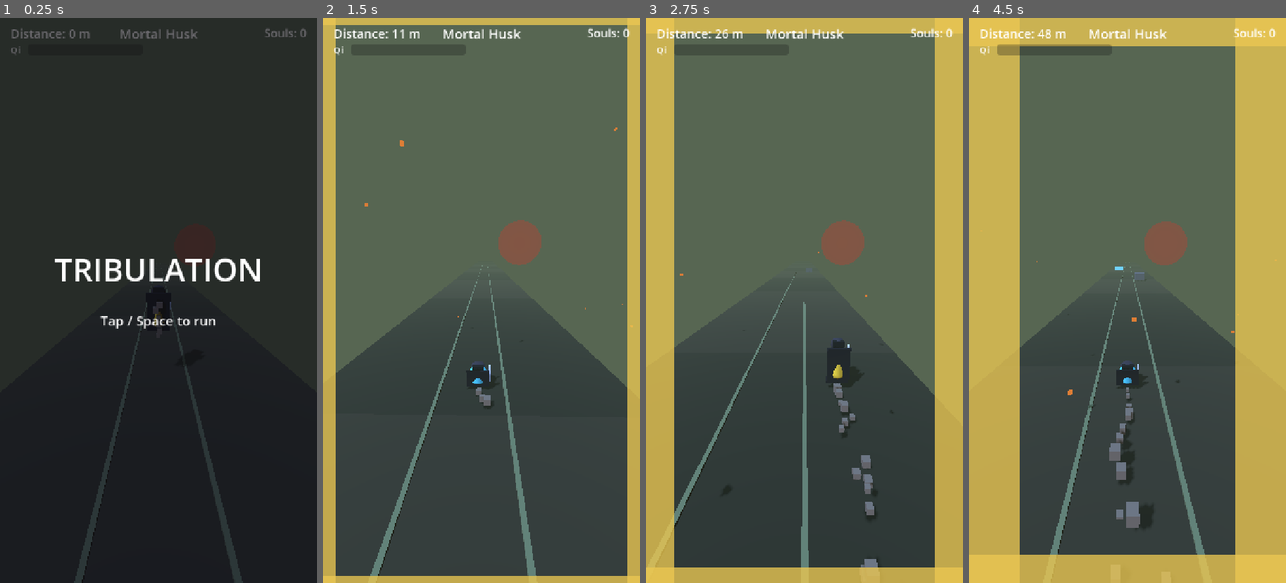
Above: before the commit, frames 1-4 (left to right).
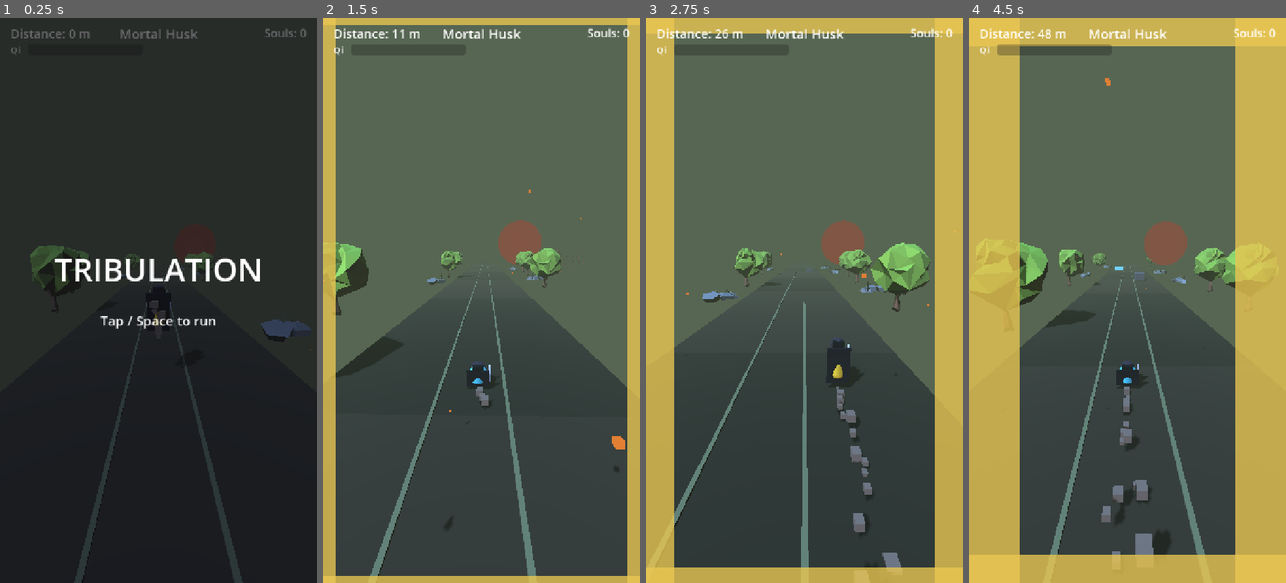
Above: after the commit, the same moments.

Repository: DanielEleojo/tribulation
Game: Godot game, scene res://scenes/game.tscn
The game is run twice, just before and just after one commit, with the same random seed, the same clock (stepped at 60 frames per second) and the same inputs.
Inputs (mouse positions are in pixels of both pictures, inside the frame that each line leads up to):
- Up to frame 1 (0.25 s): no input
- Up to frame 2 (1.5 s): tap Enter (restart) at 0.5 s; move the mouse to (551, 272) at 0.52 s; hold Right (move_right) 0.53-1.28 s; tap F (slash) at 0.6 s; click (551, 272) at 0.67 s; tap Space (jump) at 0.77 s; move the mouse to (418, 328) at 1.27 s; hold Left (move_left) from 1.28 s (still down); tap Down (slide) at 1.35 s
- Up to frame 3 (2.75 s): tap Space (jump) at 1.52 s; move the mouse to (836, 176) at 2.02 s; release Left (move_left) at 2.03 s; hold Right (move_right) from 2.03 s (still down); tap F (slash) at 2.1 s
- Up to frame 4 (4.5 s): move the mouse to (1111, 413) at 2.77 s; tap Down (slide) at 2.85, 4.35 s; click (1111, 413) at 2.92 s; tap Space (jump) at 3.02, 3.77 s; move the mouse to (1222, 385) at 3.52 s; release Right (move_right) at 3.53 s; hold Left (move_left) from 3.53 s (still down); tap F (slash) at 3.6 s; move the mouse to (1032, 215) at 4.27 s

The runs differ from the first frame. In frame 1, 0.9% of the frame differs, in the area x 9-99%, y 40-59%; in frame 2, 1.7%; in frame 3, 3.0%; in frame 4, 3.4%, in the area x 2-93%, y 10-95%.

Commit message:
Phase 3.6g: recycled roadside scenery props (forest/sect, CC0)

Diff:
--- a/scenes/game.tscn
+++ b/scenes/game.tscn
@@ -9,6 +9,7 @@
 [ext_resource type="Script" path="res://scripts/spawner.gd" id="7_spawn"]
 [ext_resource type="Script" path="res://scripts/net_overlay.gd" id="8_net"]
 [ext_resource type="Script" path="res://scripts/sound_manager.gd" id="9_sound"]
+[ext_resource type="Script" path="res://scripts/scenery.gd" id="10_scenery"]
 
 [node name="Game" type="Node3D" groups=["game"]]
 script = ExtResource("1_game")
@@ -21,6 +22,9 @@
 
 [node name="Ground" type="Node3D" parent="."]
 script = ExtResource("3_ground")
+
+[node name="Scenery" type="Node3D" parent="."]
+script = ExtResource("10_scenery")
 
 [node name="Spawner" type="Node3D" parent="."]
 script = ExtResource("7_spawn")
--- /dev/null
+++ b/scripts/scenery.gd
@@ -0,0 +1,92 @@
+extends Node3D
+## Roadside scenery: recycled CC0 props (Poly Pizza) lining both shoulders of the
+## path. Theme-aware — forest props while fleeing the woods, sect props (lanterns,
+## torii) once on the sect's home turf. Purely decorative (no collision).
+
+const PROPS_FOREST: Array[String] = ["tree", "pine", "rock"]
+const PROPS_SECT: Array[String] = ["lantern", "torii", "rock"]
+const TARGET_H := {"tree": 6.0, "pine": 7.5, "lantern": 2.6, "torii": 5.5, "rock": 1.8}
+const PER_SIDE: int = 8
+const SPACING: float = 11.0
+const RECYCLE_BEHIND: float = 20.0
+
+var _scenes: Dictionary = {}
+var player: Node3D
+var game
+var _slots: Array = []   # {node, side}
+
+func _ready() -> void:
+	randomize()
+	for n in ["tree", "pine", "lantern", "torii", "rock"]:
+		_scenes[n] = load("res://assets/props/%s.glb" % n)
+	game = get_tree().get_first_node_in_group("game")
+	for i in range(PER_SIDE):
+		_make_slot(-1, -float(i) * SPACING)
+		_make_slot(1, -float(i) * SPACING - SPACING * 0.5)   # stagger the two sides
+
+func _make_slot(side: int, z: float) -> void:
+	var holder := Node3D.new()
+	add_child(holder)
+	holder.position = Vector3(0.0, 0.0, z)
+	holder.set_meta("side", side)
+	_slots.append(holder)
+	_populate(holder)
+
+func _populate(holder: Node3D) -> void:
+	for c in holder.get_children():
+		c.queue_free()
+	var set := _current_set()
+	var pname: String = set[randi() % set.size()]
+	var scene = _scenes.get(pname)
+	if scene == null:
+		return
+	var inst = scene.instantiate()
+	holder.add_child(inst)
+	var side: int = holder.get_meta("side")
+	holder.position.x = float(side) * randf_range(7.5, 12.0)
+	inst.rotation.y = randf() * TAU
+	_normalize(inst, float(TARGET_H.get(pname, 4.0)))
+
+func _current_set() -> Array:
+	if game != null and game.realm <= 1:
+		return PROPS_FOREST
+	return PROPS_SECT
+
+## Scale a model to a target height and sit it on the ground (min Y = 0).
+func _normalize(inst: Node3D, target_h: float) -> void:
+	var aabb := _calc_aabb(inst)
+	if aabb.size.y <= 0.001:
+		return
+	var s := target_h / aabb.size.y
+	inst.scale = Vector3(s, s, s)
+	inst.position.y = -aabb.position.y * s
+
+func _calc_aabb(root: Node3D) -> AABB:
+	var out := AABB()
+	var first := true
+	for m in root.find_children("*", "MeshInstance3D", true, false):
+		var local: Transform3D = root.global_transform.affine_inverse() * m.global_transform
+		var xa: AABB = local * m.get_aabb()
+		if first:
+			out = xa
+			first = false
+		else:
+			out = out.merge(xa)
+	return out
+
+func _physics_process(_delta: float) -> void:
+	if player == null:
+		player = get_tree().get_first_node_in_group("player")
+		if player == null:
+			return
+	var behind_z: float = player.global_position.z + RECYCLE_BEHIND
+	for holder in _slots:
+		if holder.position.z > behind_z:
+			holder.position.z = _frontmost_z() - SPACING
+			_populate(holder)
+
+func _frontmost_z() -> float:
+	var m := INF
+	for holder in _slots:
+		m = minf(m, holder.position.z)
+	return m
Not shown, added: assets/props/CREDITS.txt
Binary file added: assets/props/lantern.glb
Not shown, added: assets/props/lantern.glb.import
Binary file added: assets/props/pine.glb
Not shown, added: assets/props/pine.glb.import
Binary file added: assets/props/pine_NormalTree_Bark.png
Not shown, added: assets/props/pine_NormalTree_Bark.png.import
Binary file added: assets/props/pine_NormalTree_Bark_Normal.png
Not shown, added: assets/props/pine_NormalTree_Bark_Normal.png.import
Binary file added: assets/props/rock.glb
Not shown, added: assets/props/rock.glb.import
Binary file added: assets/props/rock_texture.jpg
(and 6 more such lines)
